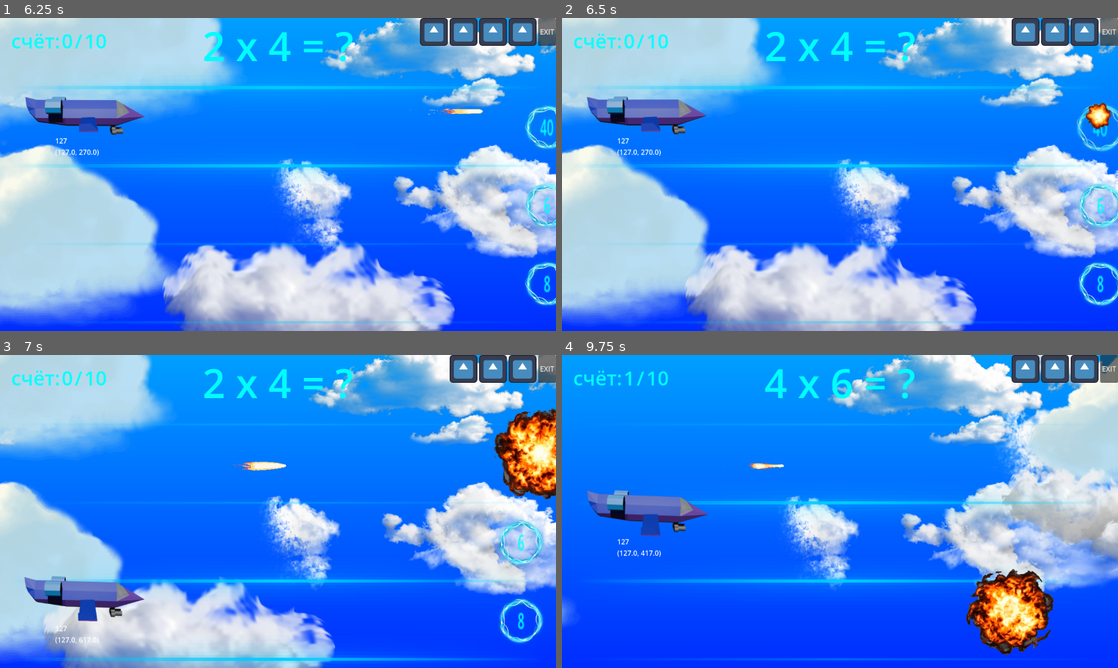
Above: before the commit, frames 1-4 (two rows, left to right).
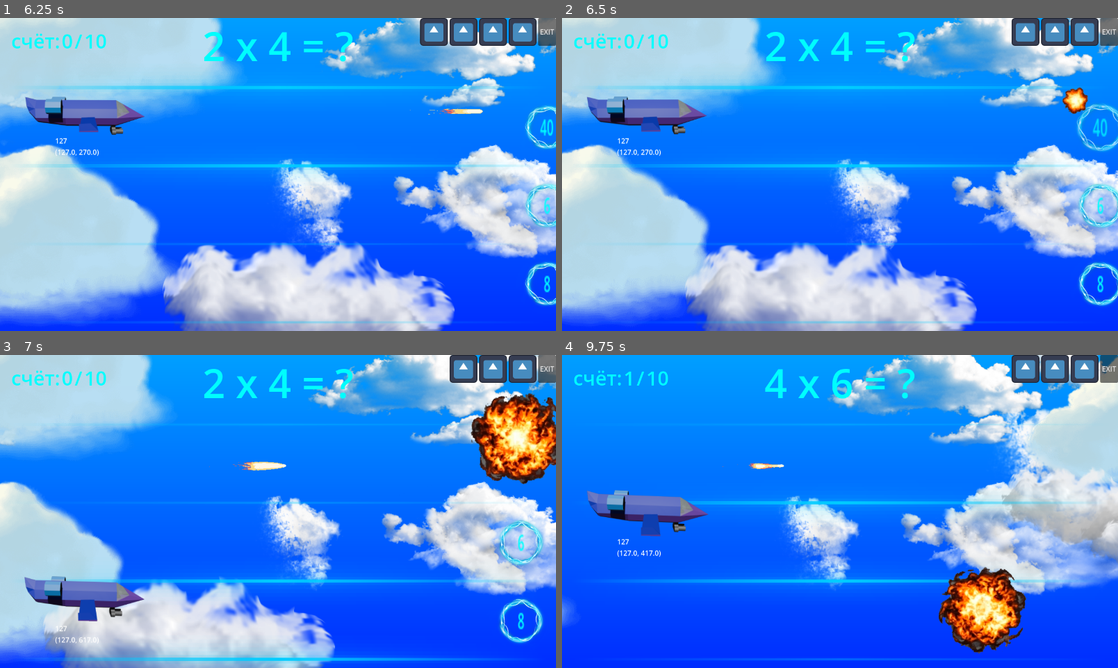
Above: after the commit, the same moments.

Repository: GGamezebo/quizmatik
Game: Godot game, scene res://main.tscn
The game is run twice, just before and just after one commit, with the same random seed, the same clock (stepped at 60 frames per second) and the same inputs. The engine's default icon, where the game draws it, is replaced by a stand-in: a white triangle on a blue panel in a dark square.
Inputs:
- Up to frame 1 (6.25 s): click "Старт" at 0.5 s; click "Level 1" at 1.25 s; tap Enter at 2 s; hold Right 2.03-2.78 s; tap Space (shoot) at 2.1, 3.6, 5.1 s; hold Down (ui_down) 2.78-3.53 s; tap Tab at 2.85, 4.35, 5.85 s; hold Right 3.53-4.28 s; hold Up (ui_up) 4.28-5.03 s; hold Left from 5.03 s (still down)
- Up to frame 2 (6.5 s): keep holding Left
- Up to frame 3 (7 s): release Left at 6.53 s; hold Down (ui_down) from 6.53 s (still down); tap Space (shoot) at 6.6 s
- Up to frame 4 (9.75 s): release Down (ui_down) at 7.28 s; hold Right 7.28-8.03 s; tap Tab at 7.35, 8.85 s; hold Up (ui_up) 8.03-8.78 s; tap Space (shoot) at 8.1, 9.6 s; hold Right 8.78-9.53 s; hold Down (ui_down) from 9.53 s (still down)

Frame 1 is identical in both runs. In frame 2, 0.6% of the frame differs, in the area x 90-99%, y 22-36%; in frame 3, 3.9%; in frame 4, 4.2%, in the area x 67-89%, y 67-96%.

Commit message:
add _hit_point for shot collision

Diff:
--- a/src/contexts/game_context/game_logic/game_manager/game_states/game_state.gd
+++ b/src/contexts/game_context/game_logic/game_manager/game_states/game_state.gd
@@ -54,7 +54,7 @@
 		game_mamager.owner.add_child.call_deferred(answer)
 
 
-func _on_event_manager_ev_explosion(answer: Answer) -> void:
+func _on_event_manager_ev_explosion(answer: Answer, _hit_point: Vector2) -> void:
 	if answer.value == question.correct_answer:
 		_process_correct_answer()
 	else:
--- a/src/contexts/game_context/game_logic/shot_manager.gd
+++ b/src/contexts/game_context/game_logic/shot_manager.gd
@@ -15,8 +15,8 @@
 		shot.ev_explosion.connect(_on_explosion)
 		owner.add_child(shot)
 
-func _on_explosion(answer:Answer) -> void:
+func _on_explosion(answer: Answer, hit_point: Vector2) -> void:
 	var explosion: Explosion = explosion_scene.instantiate()
-	explosion.init(answer.position)
+	explosion.init(hit_point)
 	owner.add_child.call_deferred(explosion)
-	game_events.ev_explosion.emit(answer)
+	game_events.ev_explosion.emit(answer, hit_point)
--- a/src/features/shot/shot.gd
+++ b/src/features/shot/shot.gd
@@ -3,6 +3,7 @@
 signal ev_explosion(answer:Answer)
 
 @export var speed: float = 600.0
+@export var ray_cast: RayCast2D
 @onready var visibleNotifier = $VisibleOnScreenNotifier2D
 
 
@@ -12,6 +13,13 @@
 func init(_position:Vector2) -> void:
 	self.position = _position
 
+func _get_collision_point() -> Variant:
+	ray_cast.force_raycast_update()
+	var hit_point: Variant = null
+	if ray_cast.is_colliding():
+		hit_point = ray_cast.get_collision_point()
+	return hit_point
+
 func _physics_process(delta: float) -> void:
 	position.x += speed * delta
 
@@ -20,5 +28,7 @@
 
 func _on_area_entered(answer: Answer) -> void:
 	if answer.is_in_group("answers"):
-		ev_explosion.emit(answer)
+		var collision_point = _get_collision_point()
+		var hit_point: Vector2 = answer.position if collision_point == null else collision_point
+		ev_explosion.emit(answer, hit_point)
 		queue_free()
--- a/src/features/shot/shot.tscn
+++ b/src/features/shot/shot.tscn
@@ -78,10 +78,11 @@
 "speed": 5.0
 }]
 
-[node name="Shot" type="Area2D" unique_id=2028095031]
+[node name="Shot" type="Area2D" unique_id=2028095031 node_paths=PackedStringArray("ray_cast")]
 collision_layer = 2
 collision_mask = 4
 script = ExtResource("1_asq14")
+ray_cast = NodePath("RayCast2D")
 
 [node name="Sprite2D" type="Sprite2D" parent="." unique_id=211650346]
 
@@ -98,4 +99,10 @@
 [node name="VisibleOnScreenNotifier2D" type="VisibleOnScreenNotifier2D" parent="." unique_id=136813701]
 rect = Rect2(-99, -10, 198, 20)
 
+[node name="RayCast2D" type="RayCast2D" parent="." unique_id=804121743]
+target_position = Vector2(100, 0)
+collision_mask = 4
+collide_with_areas = true
+collide_with_bodies = false
+
 [connection signal="area_entered" from="." to="." method="_on_area_entered"]
